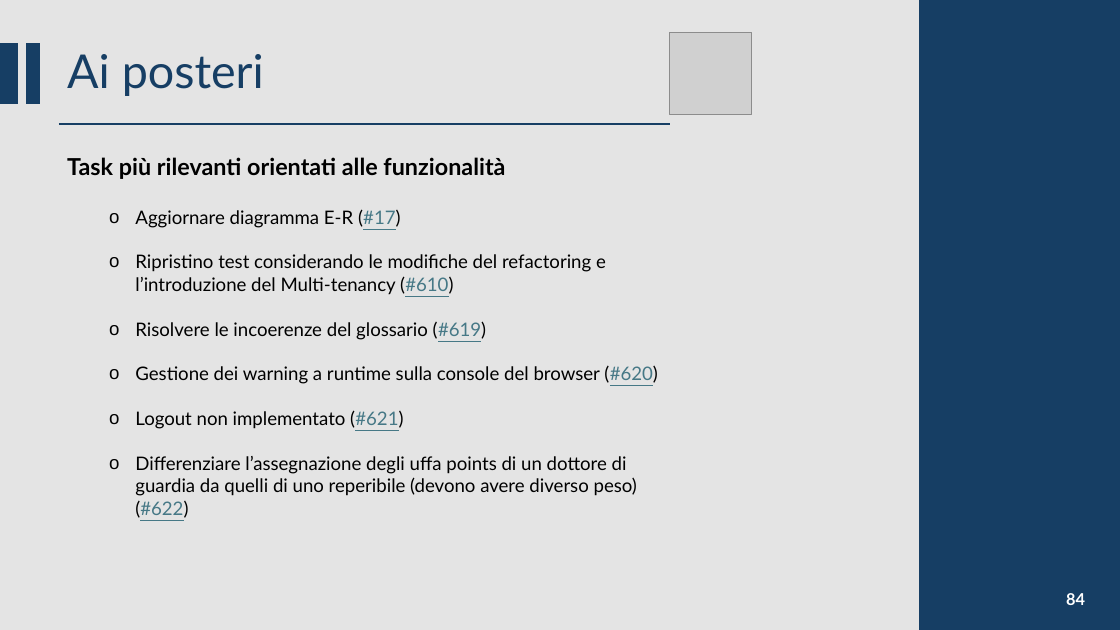
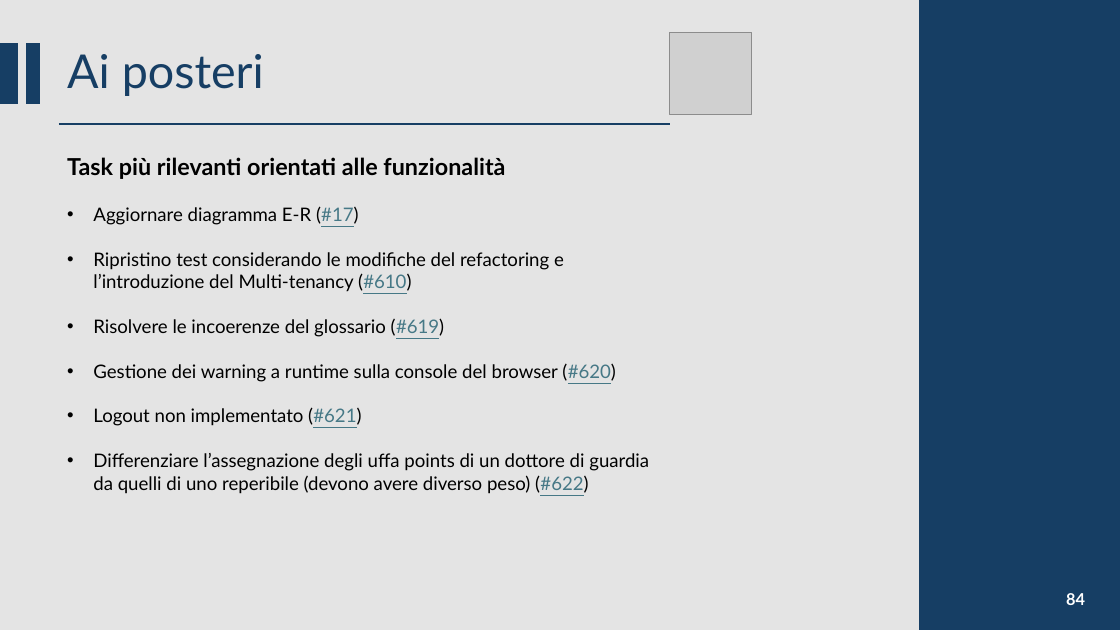
Before and after one commit to CSW-Teams/MS3-docs, a slide deck: slide 84 of teams_sprint_review/ShiftsHappen/Sprint 5/CSW Sprint 5.pptx. Drawn at 1120x630 pixels with LibreOffice and Linux fonts; fonts in the diff are those of the drawing; grey boxes stand for pictures. Boxes give left, top, right and bottom in pixels: in the first picture for what was removed or moved away, otherwise in the second. Text is boxed around its words. In the diff, an @@ line names an element or a change of style, - is before the commit and + after.

```diff
--- a/teams_sprint_review/ShiftsHappen/Sprint 5/CSW Sprint 5.pptx
+++ b/teams_sprint_review/ShiftsHappen/Sprint 5/CSW Sprint 5.pptx
@@ text at [93, 206, 649, 494]: bullet o to •; list level 2 to 1 in "Aggiornare diagramma E-R (#17)"; list level 2 to 1 in "Ripristino test considerando le modifiche ..."; list level 2 to 1 in "Risolvere le incoerenze del glossario ..."; list level 2 to 1 in "Gestione dei warning a runtime ..."; list level 2 to 1 in "Logout non implementato (#621)"; list level 2 to 1 in "Differenziare l’assegnazione degli uffa points ..." @@
```
Also in this commit, not shown: 1 other slide changed, 1 other file.
